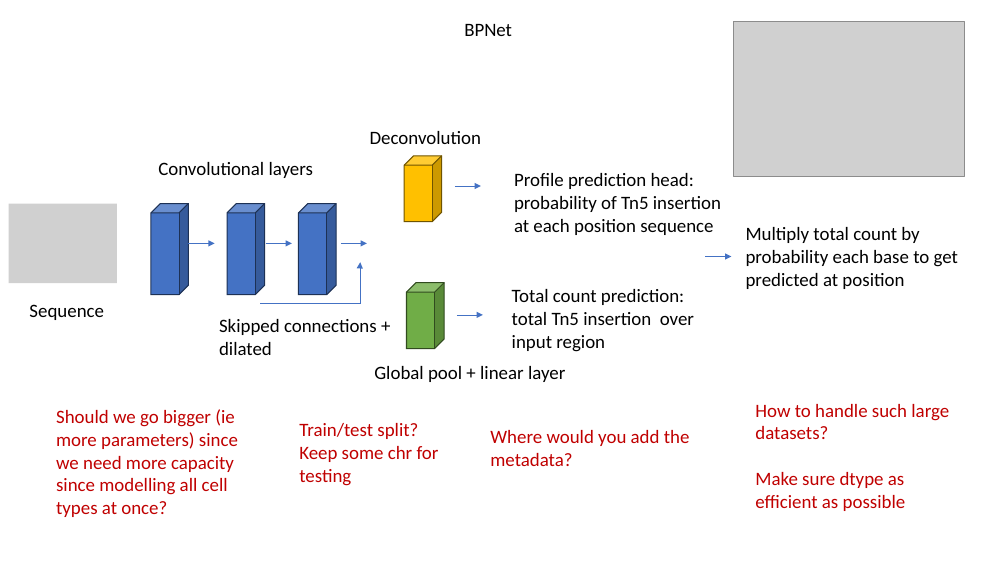
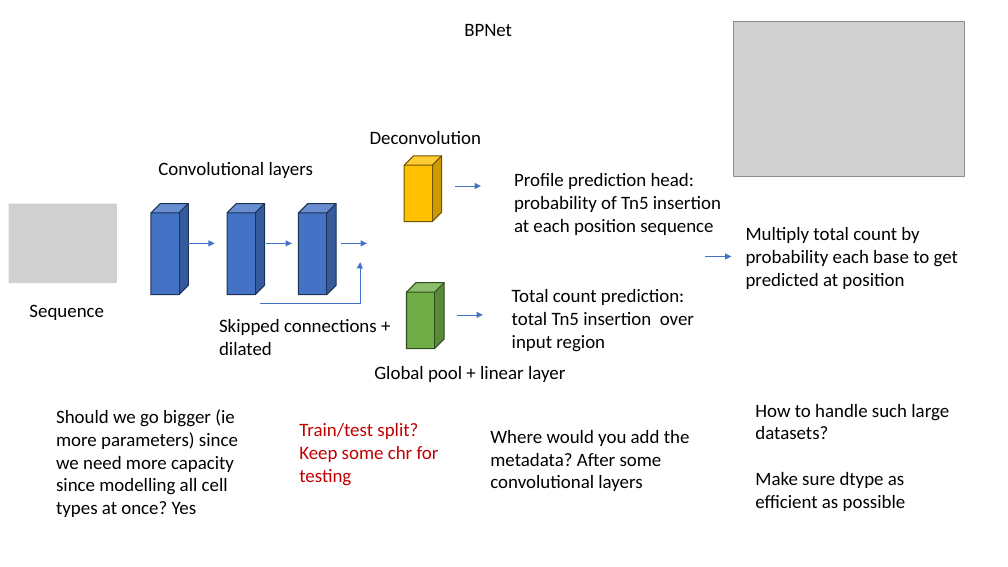
Before and after one commit to alexiaDorm/master-thesis, a slide deck: slide 5 of notes/Building model.pptx. Drawn at 1008x567 pixels with LibreOffice and Linux fonts; fonts in the diff are those of the drawing; grey boxes stand for pictures. Boxes give left, top, right and bottom in pixels: in the first picture for what was removed or moved away, otherwise in the second. Text is boxed around its words. In the diff, an @@ line names an element or a change of style, - is before the commit and + after.

```diff
--- a/notes/Building model.pptx
+++ b/notes/Building model.pptx
@@ text at (56,409,238,517): text changed; text colour #C00000 to #000000 @@
-Should we go bigger (ie more parameters) since we need more capacity since modelling all cell types at once?
+Should we go bigger (ie more parameters) since we need more capacity since modelling all cell types at once? Yes
@@ text "How to handle such large ..." at (755,404,949,511): text colour #C00000 to #000000 @@
@@ text at (490,430,690,491): text changed; text colour #C00000 to #000000 @@
-Where would you add the metadata?
+Where would you add the metadata? After some convolutional layers
```
Also in this commit, not shown: 3 other slides changed, 1 slide added, 3 other files.
